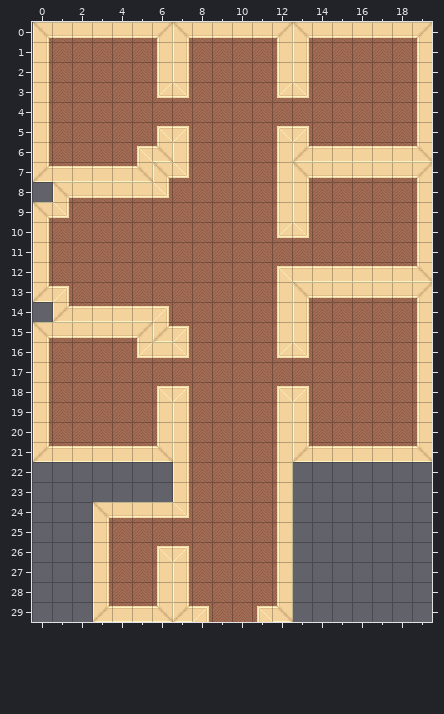
Two states of a Tiled map, assets/maps/4760/dziedzinec.tmx. The first picture shows the starting point.
Cells are 32x32 px. Shown: x 0..19, y 0..29.
New version:
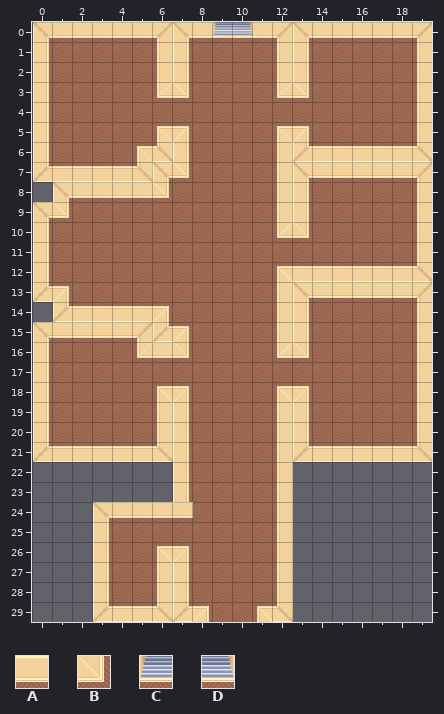
Key: from "szkola": A 1, B 9, C 13, D 14.
_ is an empty cell.
Difference:
Layer "Tile Layer 1":
y 0: x 9..10 AA -> CD
y 24: x 7 B -> A
Pixel boxes of the changes (left, top, right, bottom) in both pictures:
changed: (213, 22, 253, 42)
changed: (173, 502, 193, 519)
